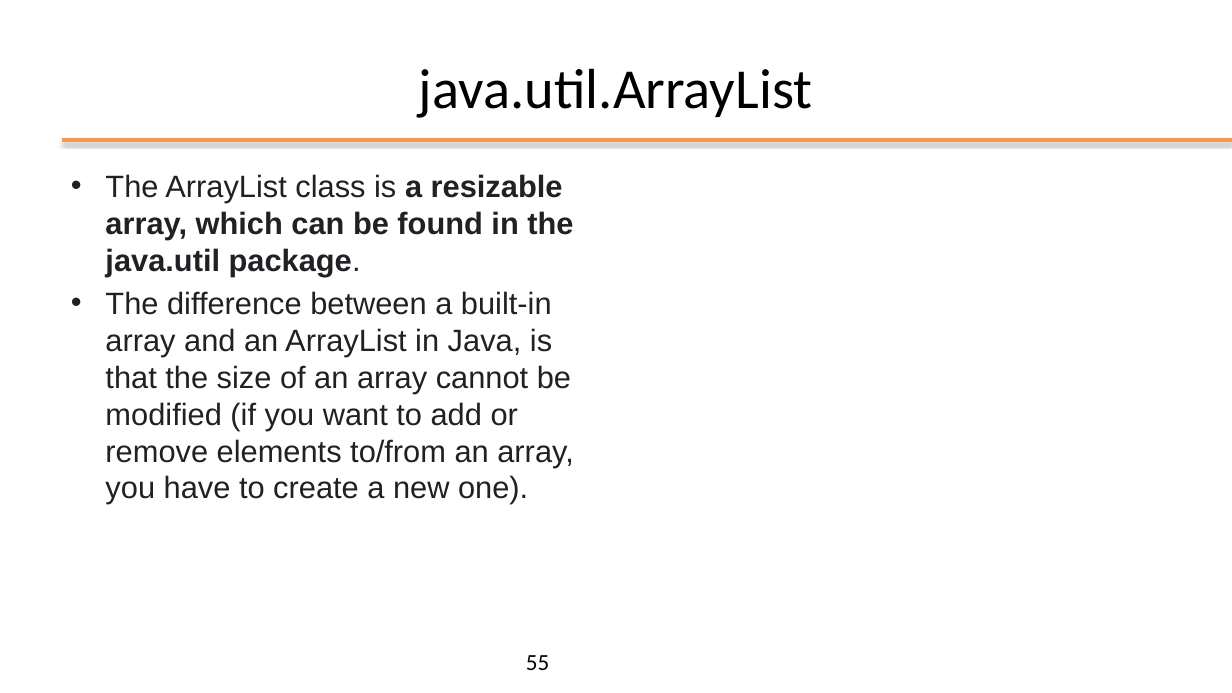
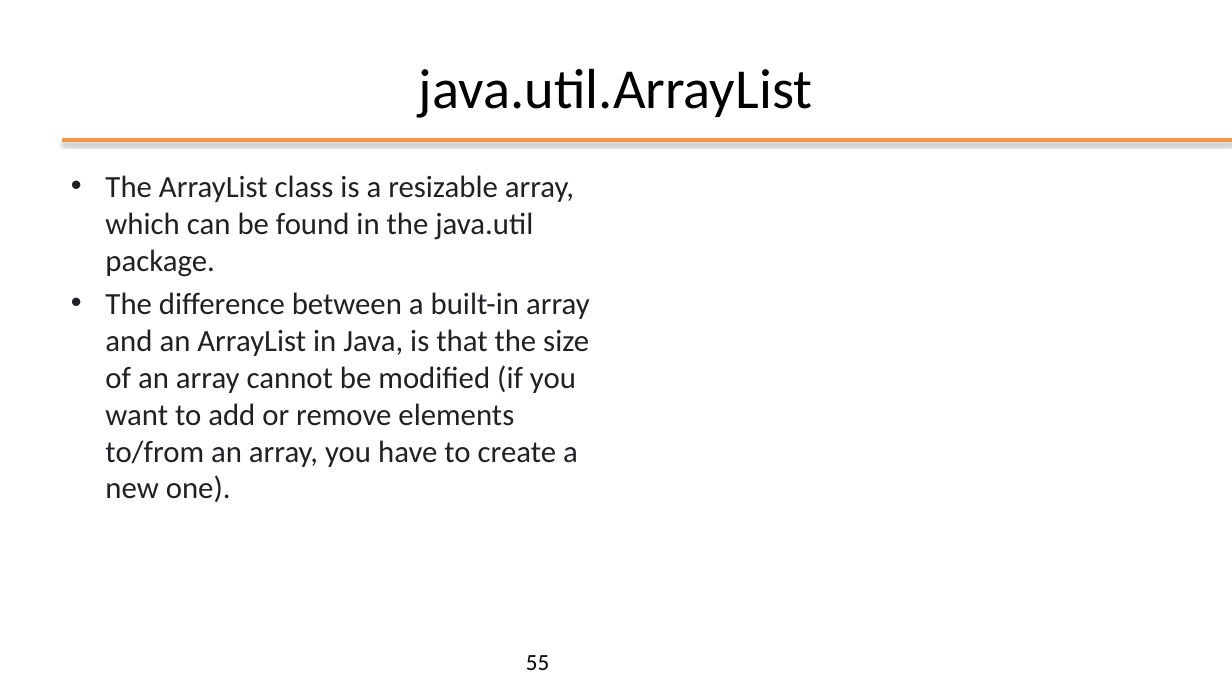
Before and after one commit to nbicocchi/learn-java-core, a slide deck: slide 55 of assets/slides/E2 - Java Basics.pptx. Drawn at 1232x693 pixels with LibreOffice and Linux fonts; fonts in the diff are those of the drawing; background and template pictures are left out. Boxes give left, top, right and bottom in pixels: in the first picture for what was removed or moved away, otherwise in the second. Text is boxed around its words. In the diff, an @@ line names an element or a change of style, - is before the commit and + after.

```diff
--- a/assets/slides/E2 - Java Basics.pptx
+++ b/assets/slides/E2 - Java Basics.pptx
@@ text "The ArrayList class is a ..." at [105,175,590,502]: font Arial to Calibri; bold off in "a resizable array, which can be found ..." @@
```
Also in this commit, not shown: 2 other slides changed, 6 other files.
